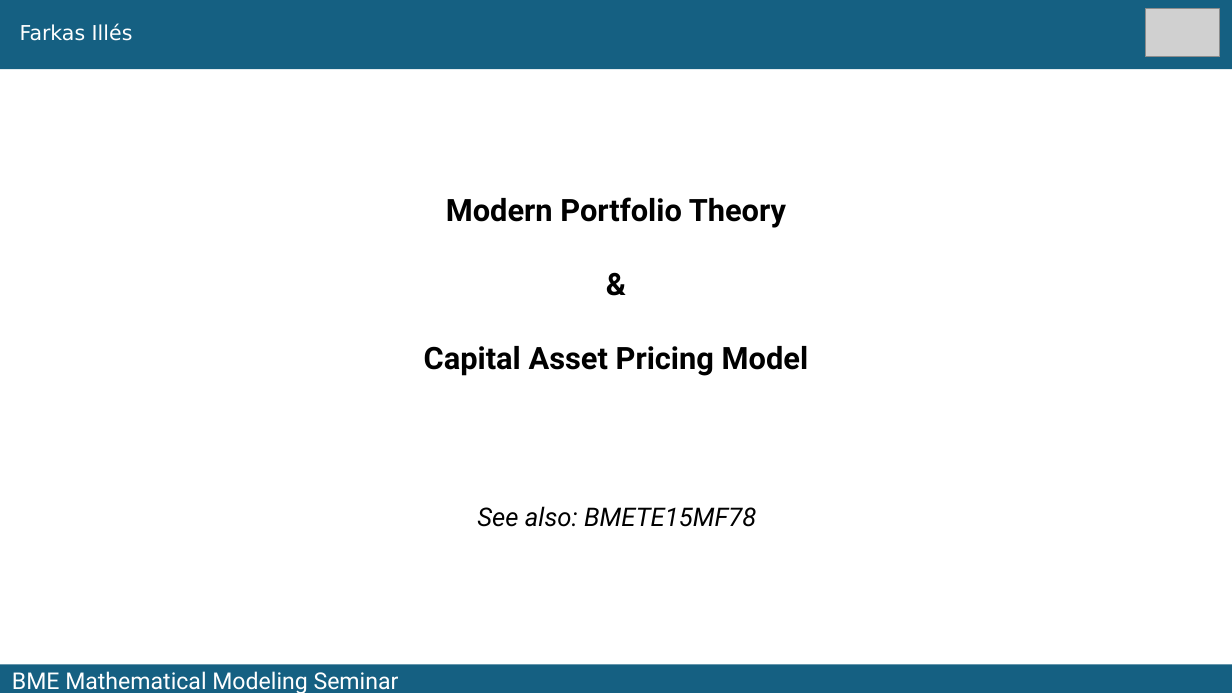
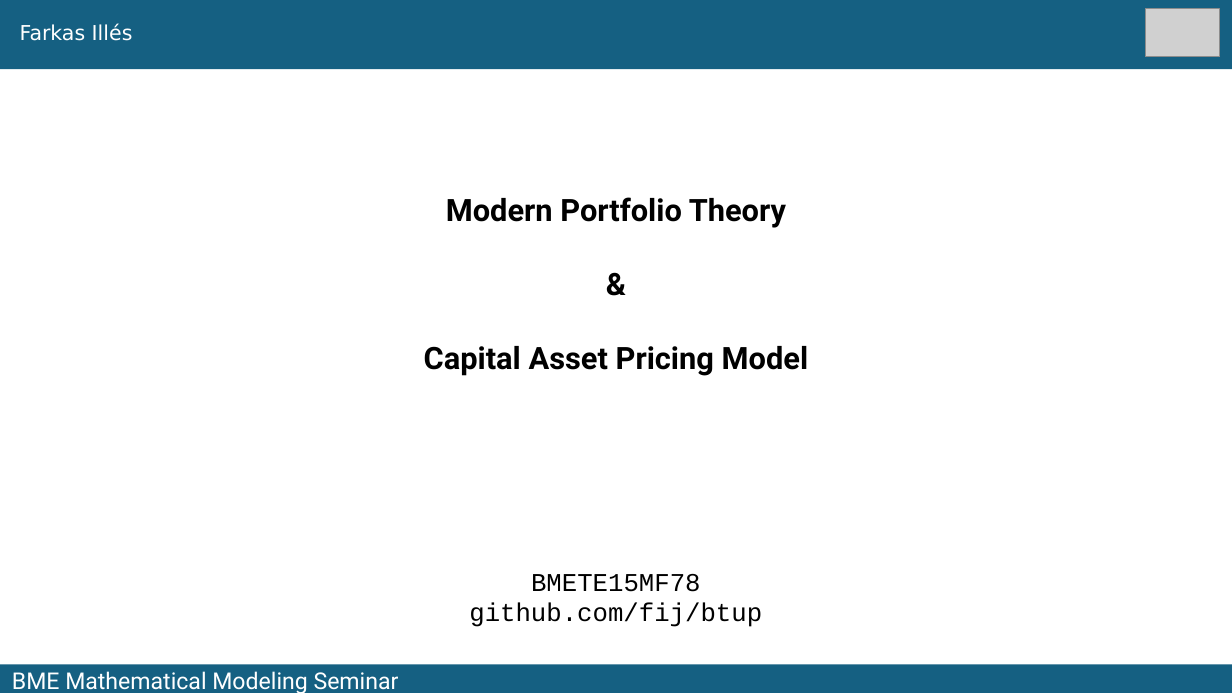
Before and after one commit to fij/btup, a slide deck: slide 1 of MMS_2024_09_10/Farkas_2024_09_10.pptx. Drawn at 1232x693 pixels with LibreOffice and Linux fonts; fonts in the diff are those of the drawing; grey boxes stand for pictures. Boxes give left, top, right and bottom in pixels: in the first picture for what was removed or moved away, otherwise in the second. Text is boxed around its words. In the diff, an @@ line names an element or a change of style, - is before the commit and + after.

```diff
--- a/MMS_2024_09_10/Farkas_2024_09_10.pptx
+++ b/MMS_2024_09_10/Farkas_2024_09_10.pptx
@@ text at bbox=[469, 574, 762, 627]: text changed; font Roboto to Courier New; italic off @@
-See also: BMETE15MF78
+BMETE15MF78
+github.com/fij/btup
```
Also in this commit, not shown: 4 other slides changed, 2 slides added.
